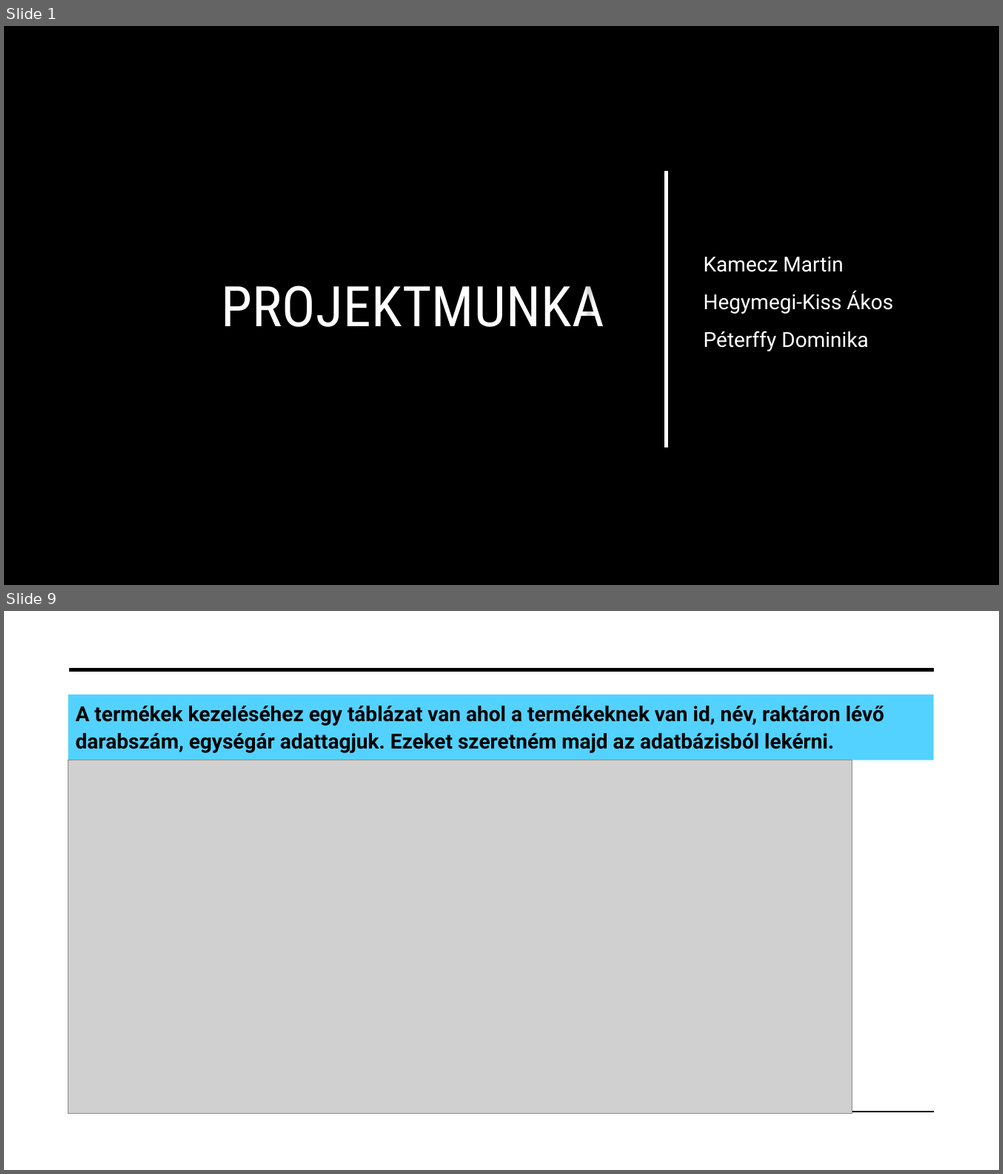
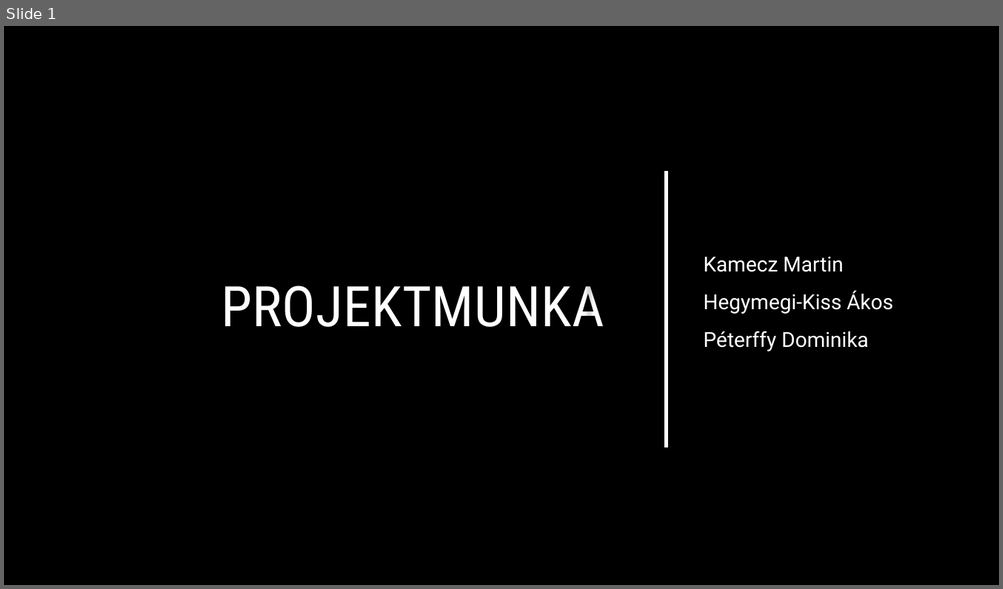
Before and after one commit to peterffydominika/13A_Projekt_webshop, a slide deck: Projektmunka.pptx. Shown one above the other, each under a label of ours: slides 1 and 9 before the commit, slide 1 after it; the slides between them are not shown. The pictures are 1003x1174 and 1003x589 pixels, drawn with LibreOffice and Linux fonts; fonts in the diff are those of the drawing; grey boxes stand for pictures; background and template pictures are left out. Boxes give left, top, right and bottom in pixels: in the first picture for what was removed or moved away, otherwise in the second. Text is boxed around its words. In the diff, an @@ line names an element or a change of style, - is before the commit and + after.

```diff
--- a/Projektmunka.pptx
+++ b/Projektmunka.pptx
@@ slide 9 removed at (x1=4, y1=611, x2=999, y2=1170), background picture (left out) @@
@@ line removed from (70, 670) to (933, 670) @@
@@ text removed at (x1=68, y1=695, x2=933, y2=760) @@
-A termékek kezeléséhez egy táblázat van ahol a termékeknek van id, név, raktáron lévő darabszám, egységár adattagjuk. Ezeket szeretném majd az adatbázisból lekérni.
@@ picture removed at (x1=68, y1=760, x2=852, y2=1114) @@
@@ line removed from (70, 1113) to (933, 1113) @@
```
Also in this commit, not shown: 6 slides changed, 1 other slide removed.
